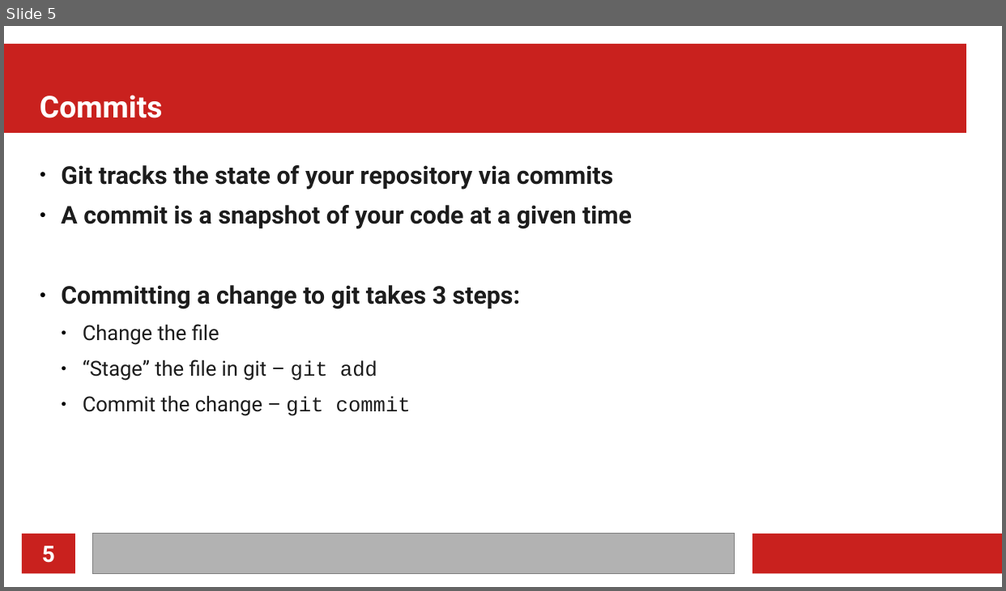
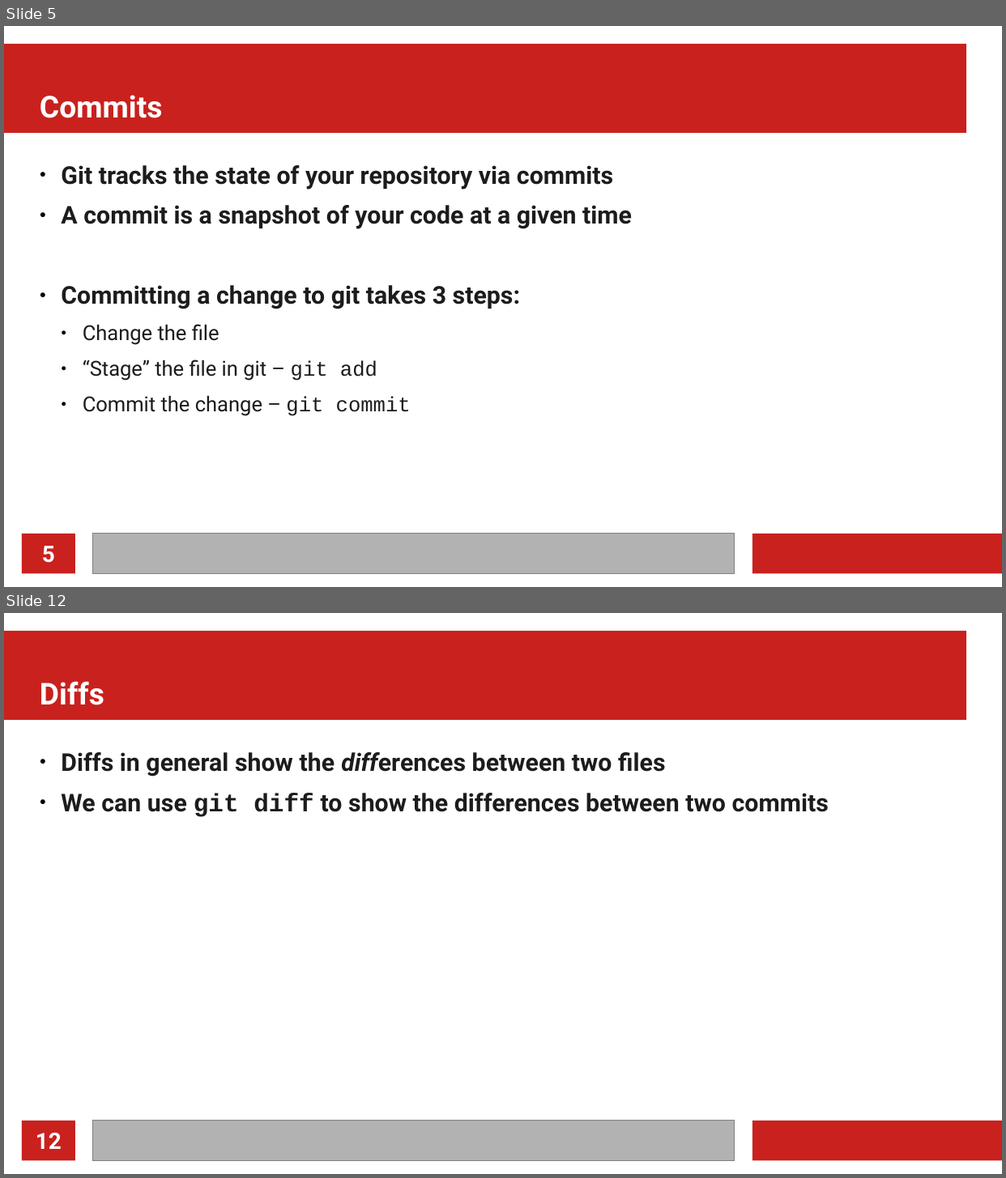
Before and after one commit to MarkusG/UCI-Slides, a slide deck: git.odp. Shown one above the other, each under a label of ours: slide 5 before the commit, slides 5 and 12 after it; the slides between them are not shown. The pictures are 1006x591 and 1006x1178 pixels, drawn with LibreOffice and Linux fonts; fonts in the diff are those of the drawing. Boxes give left, top, right and bottom in pixels: in the first picture for what was removed or moved away, otherwise in the second. Text is boxed around its words. In the diff, an @@ line names an element or a change of style, - is before the commit and + after.

```diff
--- a/git.odp
+++ b/git.odp
@@ slide 12 added at box(4, 613, 1002, 1174), background #FFFFFF; not listed: 4 template elements that a slide beside it also shows @@
@@ title added at box(40, 681, 104, 705), 24 pt, text #FFFFFF, bold @@
+Diffs
@@ text added at box(61, 752, 829, 817), 19.5 pt, text #1C1C1C, bold @@
+● Diffs in general show the differences between two files
+● We can use git diff to show the differences between two commits
@@ page number added at box(36, 1133, 62, 1149), 18 pt, text #FFFFFF, bold @@
+12
```
Also in this commit, not shown: 3 slides changed, 4 other slides added, 1 other file.
